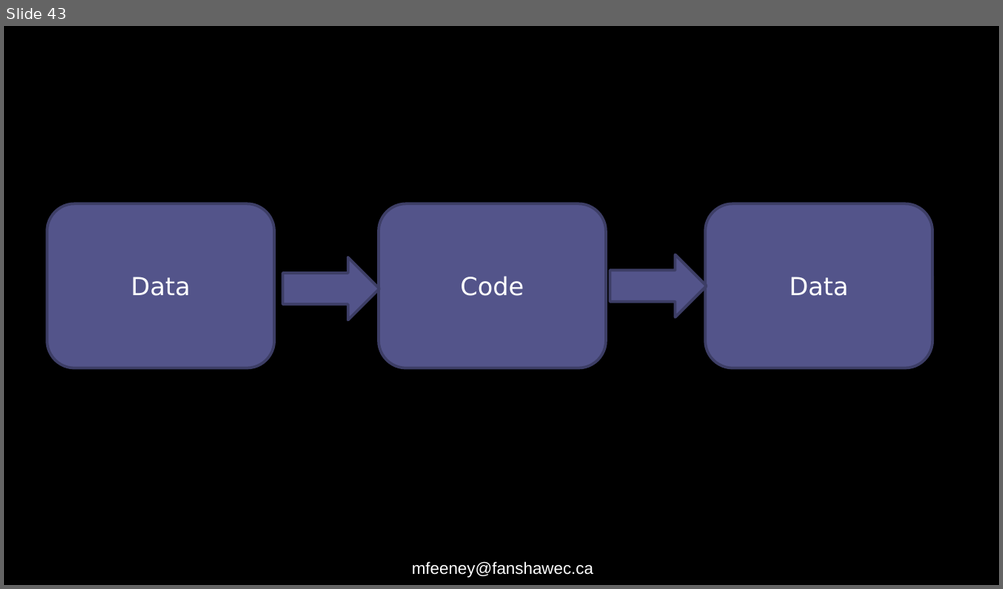
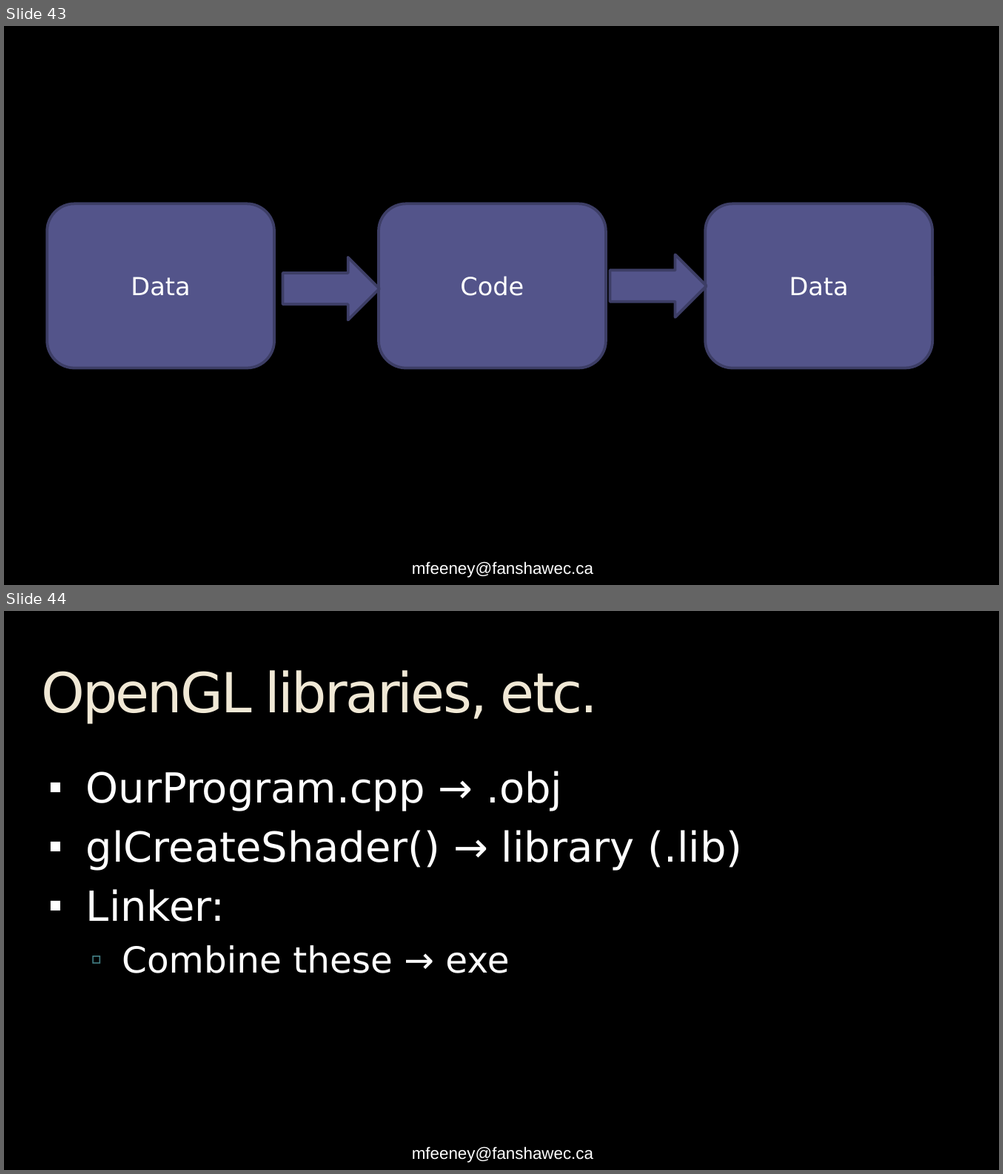
Before and after one commit to FeeneyCodes/INFO3111S22, a slide deck: Day2Day/Day_1 (Tues, June 27th, 2022)/INFO3111S22_W01_Course_Intro (long and boring PPT).pptx. Shown one above the other, each under a label of ours: slide 43 before the commit, slides 43 and 44 after it. The pictures are 1003x589 and 1003x1174 pixels, drawn with LibreOffice and Linux fonts; fonts in the diff are those of the drawing. Boxes give left, top, right and bottom in pixels: in the first picture for what was removed or moved away, otherwise in the second. Text is boxed around its words. In the diff, an @@ line names an element or a change of style, - is before the commit and + after.

```diff
--- a/Day2Day/Day_1 (Tues, June 27th, 2022)/INFO3111S22_W01_Course_Intro (long and boring PPT).pptx
+++ b/Day2Day/Day_1 (Tues, June 27th, 2022)/INFO3111S22_W01_Course_Intro (long and boring PPT).pptx
@@ slide 44 added at [4,611,999,1170], background #000000; not listed: 1 template element that a slide beside it also shows @@
@@ title added at [41,670,597,724], 40 pt, text #F0E8D5 @@
+OpenGL libraries, etc.
@@ text added at [86,771,743,974], 30 pt, text #FFFFFF @@
+▪ OurProgram.cpp → .obj
+▪ glCreateShader() → library (.lib)
+▪ Linker:
+  ▫ Combine these → exe
```
Also in this commit, not shown: 1 other slide added, 5 other files.
